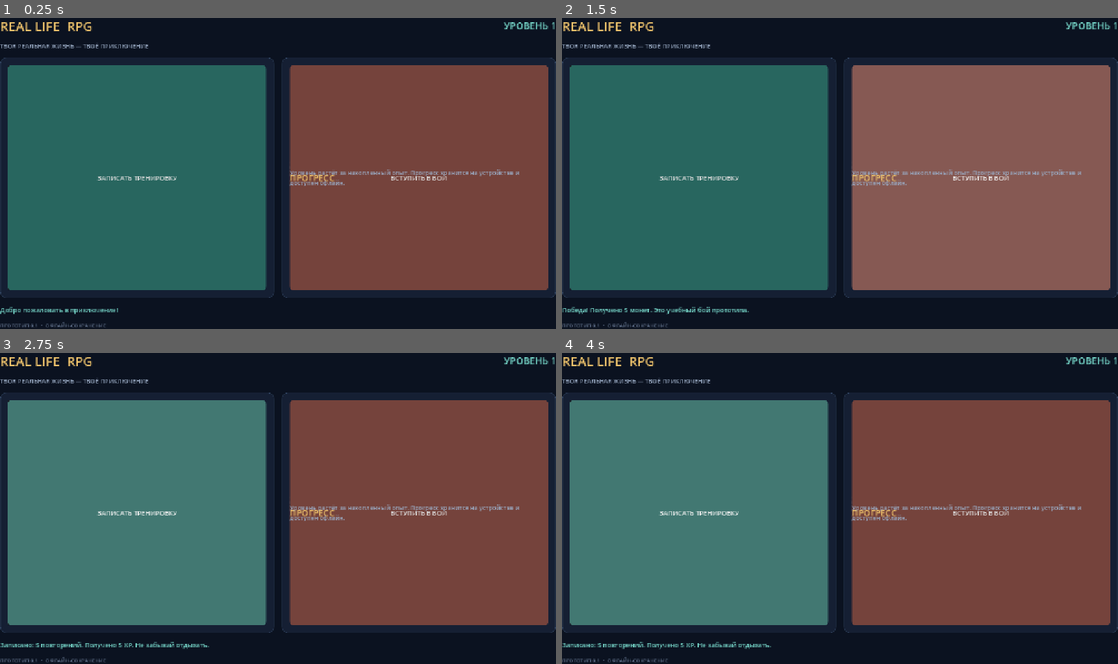
Above: before the commit, frames 1-4 (two rows, left to right).
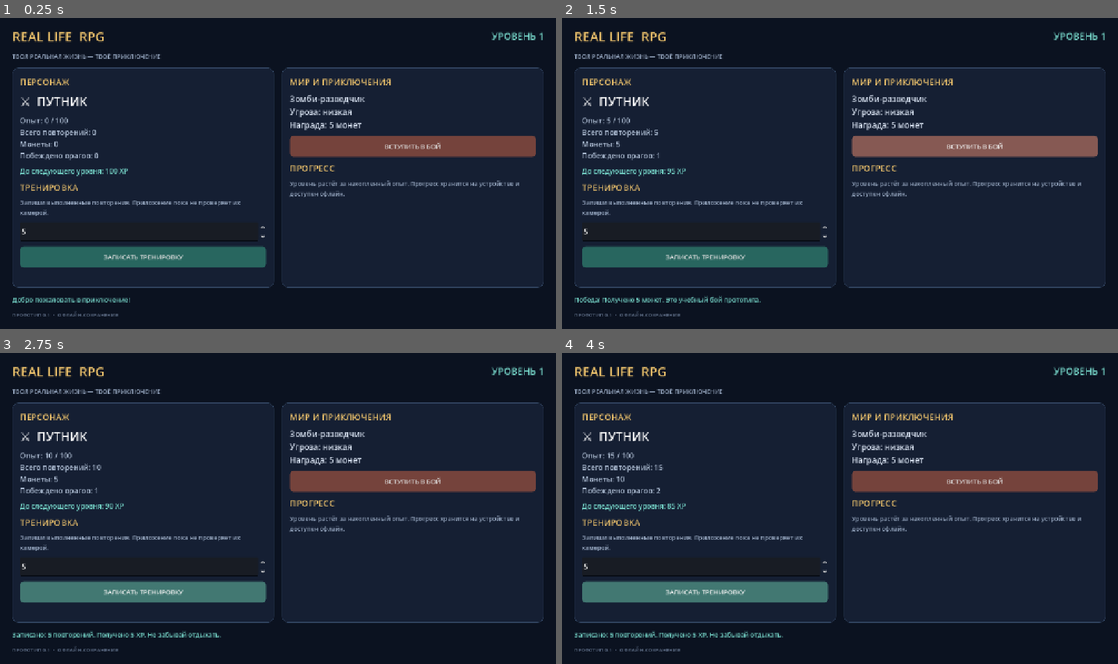
Above: after the commit, the same moments.

Repository: Phantom220-hub/REAL-LIFE-RPG
Game: Godot game, scene res://scenes/main.tscn
Two runs of this game, one before a commit and one after it. Both use one fixed random seed, a clock stepped at 60 frames per second and the inputs below.
Inputs:
- Up to frame 1 (0.25 s): no input
- Up to frame 2 (1.5 s): click "ЗАПИСАТЬ ТРЕНИРОВКУ" at 0.5 s; click "ВСТУПИТЬ В БОЙ" at 1.25 s
- Up to frame 3 (2.75 s): click "ЗАПИСАТЬ ТРЕНИРОВКУ" at 2 s
- Up to frame 4 (4 s): click "ВСТУПИТЬ В БОЙ" at 2.75 s; click "ЗАПИСАТЬ ТРЕНИРОВКУ" at 3.5 s

The runs differ from the first frame. In frame 1, 64% of the frame differs, in the area x 0-100%, y 1-100%; in frame 2, 65%; in frame 3, 65%; in frame 4, 65%.

Commit message:
Fix prototype panel layout and margins

Diff:
--- a/scripts/main.gd
+++ b/scripts/main.gd
@@ -25,11 +25,11 @@
 
 	var root := VBoxContainer.new()
 	root.set_anchors_and_offsets_preset(Control.PRESET_FULL_RECT)
+	root.offset_left = 28
+	root.offset_top = 24
+	root.offset_right = -28
+	root.offset_bottom = -24
 	root.add_theme_constant_override("separation", 16)
-	root.add_theme_constant_override("margin_left", 28)
-	root.add_theme_constant_override("margin_right", 28)
-	root.add_theme_constant_override("margin_top", 24)
-	root.add_theme_constant_override("margin_bottom", 24)
 	add_child(root)
 
 	var header := HBoxContainer.new()
@@ -64,19 +64,19 @@
 	columns.add_child(left)
 
 	var hero_title := _make_label("ПЕРСОНАЖ", 20, "#f2c66d")
-	left.add_child(hero_title)
+	left.get_child(0).add_child(hero_title)
 	var hero := _make_label("⚔  ПУТНИК", 28, "#ffffff")
-	left.add_child(hero)
+	left.get_child(0).add_child(hero)
 	stats_label = _make_label("", 17, "#b9c9df")
-	left.add_child(stats_label)
+	left.get_child(0).add_child(stats_label)
 	xp_label = _make_label("", 16, "#75d5c8")
-	left.add_child(xp_label)
+	left.get_child(0).add_child(xp_label)
 
 	var workout_title := _make_label("ТРЕНИРОВКА", 20, "#f2c66d")
-	left.add_child(workout_title)
+	left.get_child(0).add_child(workout_title)
 	var workout_hint := _make_label("Запиши выполненные повторения. Приложение пока не проверяет их камерой.", 14, "#9aabc4")
 	workout_hint.autowrap_mode = TextServer.AUTOWRAP_WORD_SMART
-	left.add_child(workout_hint)
+	left.get_child(0).add_child(workout_hint)
 
 	reps_input = SpinBox.new()
 	reps_input.min_value = 1
@@ -84,28 +84,28 @@
 	reps_input.value = 5
 	reps_input.step = 1
 	reps_input.custom_minimum_size = Vector2(150, 44)
-	left.add_child(reps_input)
+	left.get_child(0).add_child(reps_input)
 
 	var workout_button := _make_button("ЗАПИСАТЬ ТРЕНИРОВКУ", "#28665f")
 	workout_button.pressed.connect(_on_workout_pressed)
-	left.add_child(workout_button)
+	left.get_child(0).add_child(workout_button)
 
 	var right := _make_panel()
 	right.size_flags_horizontal = Control.SIZE_EXPAND_FILL
 	right.size_flags_vertical = Control.SIZE_EXPAND_FILL
 	columns.add_child(right)
 
-	right.add_child(_make_label("МИР И ПРИКЛЮЧЕНИЯ", 20, "#f2c66d"))
+	right.get_child(0).add_child(_make_label("МИР И ПРИКЛЮЧЕНИЯ", 20, "#f2c66d"))
 	enemy_label = _make_label("Зомби-разведчик\nУгроза: низкая\nНаграда: 5 монет", 19, "#d9e3f2")
-	right.add_child(enemy_label)
+	right.get_child(0).add_child(enemy_label)
 	var enemy_button := _make_button("ВСТУПИТЬ В БОЙ", "#75433c")
 	enemy_button.pressed.connect(_on_fight_pressed)
-	right.add_child(enemy_button)
+	right.get_child(0).add_child(enemy_button)
 
-	right.add_child(_make_label("ПРОГРЕСС", 20, "#f2c66d"))
+	right.get_child(0).add_child(_make_label("ПРОГРЕСС", 20, "#f2c66d"))
 	var progress_hint := _make_label("Уровень растёт за накопленный опыт. Прогресс хранится на устройстве и доступен офлайн.", 14, "#9aabc4")
 	progress_hint.autowrap_mode = TextServer.AUTOWRAP_WORD_SMART
-	right.add_child(progress_hint)
+	right.get_child(0).add_child(progress_hint)
 
 	status_label = _make_label("Добро пожаловать в приключение!", 15, "#75d5c8")
 	status_label.autowrap_mode = TextServer.AUTOWRAP_WORD_SMART
